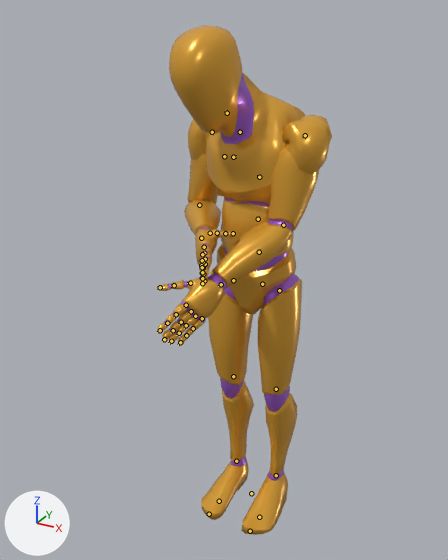
An edit to the glTF model apps/web/public/models/anim-library.glb, drawn before and after from the same camera.
Both versions are drawn from a 50 mm camera at (0.852, -1.786, 1.818) aimed at (-0.047, -0.151, 1.001). Lighting does not change. The marker at lower left points along +X, +Y and +Z. The first picture is the older version. Both versions are drawn at frame 0 of the action 'Rig|Bow_RunCarry'; the numbers are the values there. The bones that bend it are drawn over the model as lines.

Objects in the first picture: 'Mannequin'.
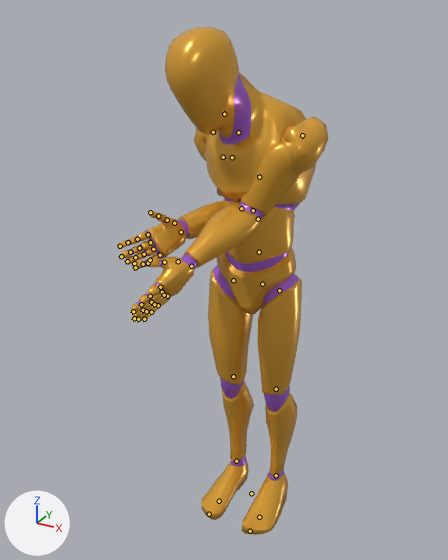
Changed parts and their boxes (x1, y1, x2, y2) in the pictures (448 x 560 px):
'Mannequin', posed (21% wider): before (158, 25, 332, 535); after (118, 27, 328, 535)
bone 'upperarm_l', root to tip: before (305, 135) to (304, 138); after (302, 135) to (301, 138)
bone 'upperarm_r', root to tip: before (212, 132) to (211, 134); after (213, 132) to (214, 134)

The edits, one by one:
Bone 'spine_03' (bone_spine_03) turns from (28, -14, 5) to (29, -17, 6) degrees about its own x, y and z.
Bone 'upperarm_l' (bone_upperarm_l) turns from (47, 23, -81) to (45, 18, -116) degrees about its own x, y and z.
Bone 'upperarm_r' (bone_upperarm_r) turns from (41, -43, 38) to (23, -20, 100) degrees about its own x, y and z.
